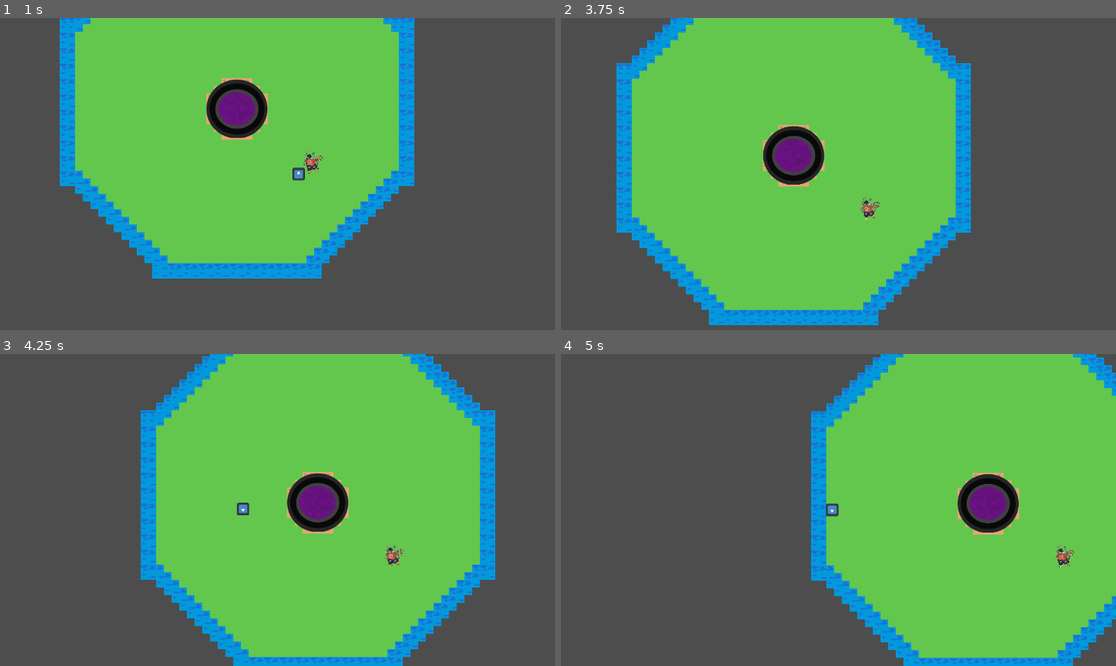
Above: before the commit, frames 1-4 (two rows, left to right).
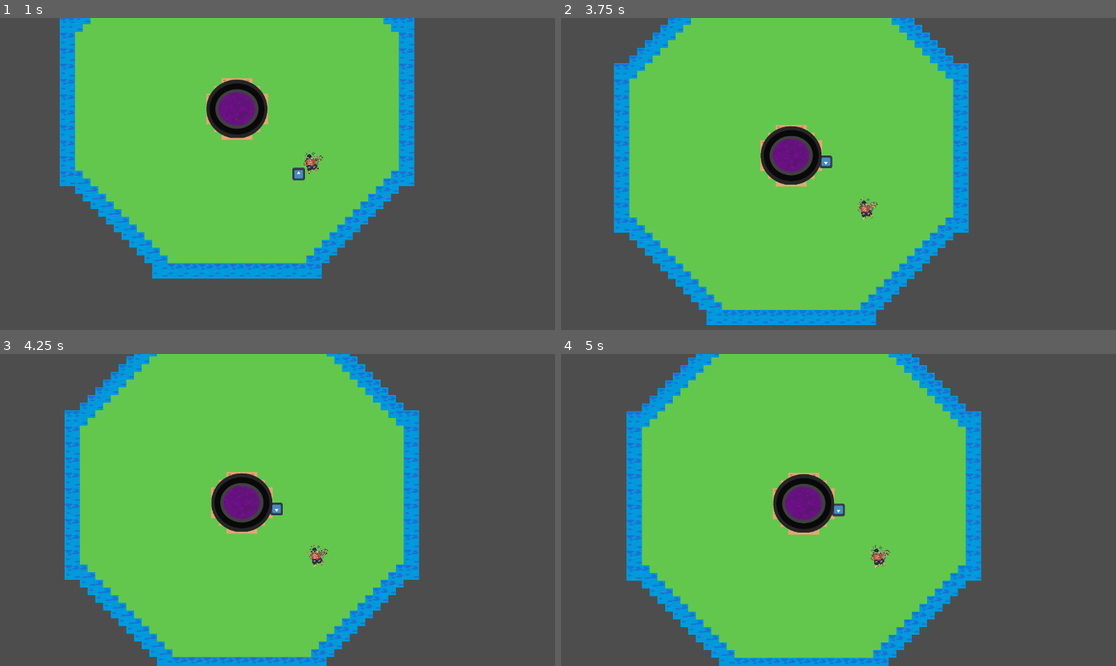
Above: after the commit, the same moments.

Repository: archimbald4488/FGJ2025
Game: Godot game, scene res://scenes/map.tscn
Same seed, same stepped clock (60 frames per second), same inputs: the game is played once before the commit and once after it. The engine's default icon, where the game draws it, is replaced by a stand-in: a white triangle on a blue panel in a dark square.
Inputs:
- Up to frame 1 (1 s): tap Enter at 0.5 s; hold D (right) from 0.53 s (still down); tap Space (attack) at 0.6 s
- Up to frame 2 (3.75 s): release D (right) at 1.28 s; hold S (down) 1.28-2.03 s; tap Space (attack) every 0.75 s from 1.35 to 3.6 s; hold D (right) 2.03-2.78 s; hold W (up) 2.78-3.53 s; hold A (left) from 3.53 s (still down)
- Up to frame 3 (4.25 s): keep holding A (left)
- Up to frame 4 (5 s): keep holding A (left); tap Space (attack) at 4.35 s

Frame 1 is identical in both runs. In frame 2, 4.1% of the frame differs, in the area x 9-74%, y 0-99%; in frame 3, 39%; in frame 4, 67%, in the area x 11-100%, y 0-100%.

Commit message:
Added player collision to cauldron

Diff:
--- a/scenes/Cauldron.tscn
+++ b/scenes/Cauldron.tscn
@@ -63,9 +63,11 @@
 use_parent_material = true
 scale = Vector2(2, 2)
 collision_layer = 8
+collision_mask = 0
 physics_material_override = SubResource("PhysicsMaterial_ail4e")
 
 [node name="CollisionShape2D" type="CollisionShape2D" parent="StaticBody2D"]
+visibility_layer = 5
 shape = SubResource("CircleShape2D_0mxaf")
 
 [node name="SmokeParticles" type="GPUParticles2D" parent="StaticBody2D"]
--- a/scenes/map.tscn
+++ b/scenes/map.tscn
@@ -437,6 +437,7 @@
 sources/0 = SubResource("TileSetAtlasSource_0sjg1")
 
 [node name="Map" type="Node2D"]
+position = Vector2(1, 1)
 
 [node name="TileMap" type="TileMap" parent="."]
 position = Vector2(-1, 1)
--- a/scenes/player/player.tscn
+++ b/scenes/player/player.tscn
@@ -48,7 +48,7 @@
 [node name="Player" type="CharacterBody2D"]
 position = Vector2(614, 294)
 collision_layer = 2
-collision_mask = 5
+collision_mask = 13
 script = ExtResource("1_r6wso")
 
 [node name="Sprite2D" type="Sprite2D" parent="."]
